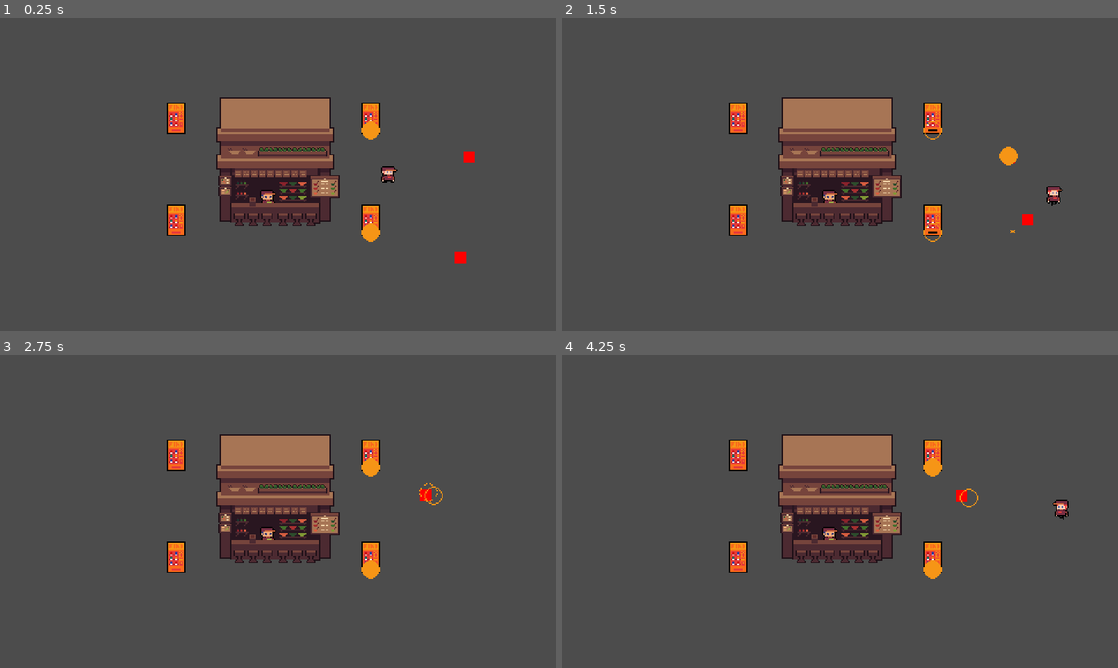
Above: before the commit, frames 1-4 (two rows, left to right).
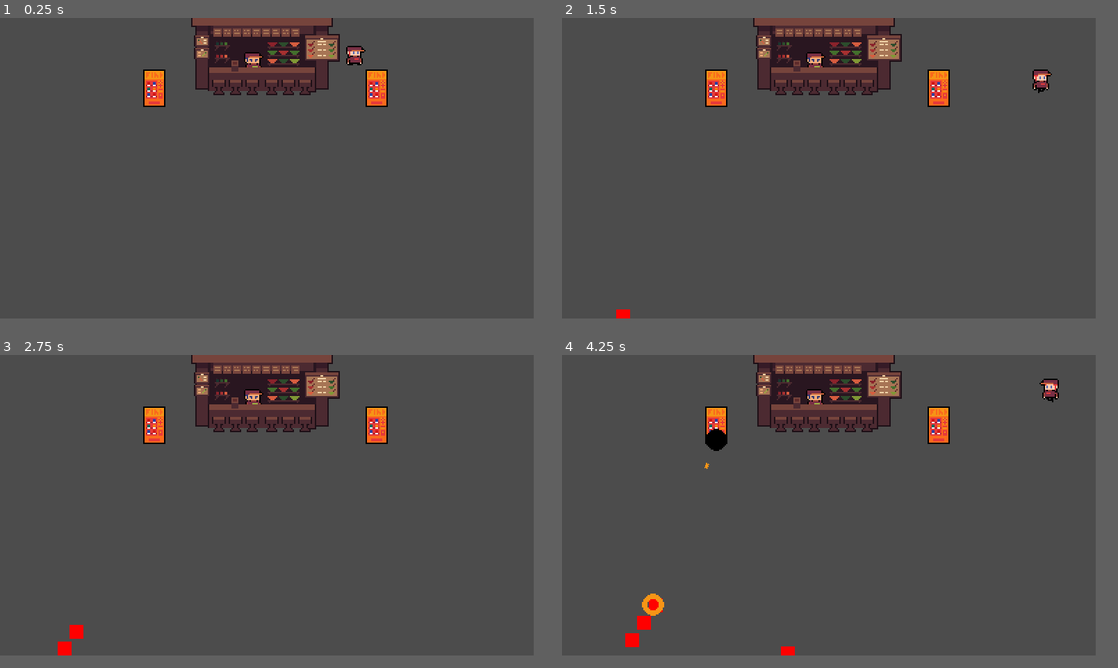
Above: after the commit, the same moments.

Repository: pithnoo/Elevending
Game: Godot game, scene res://Scenes/World.tscn
The game is run twice, just before and just after one commit, with the same random seed, the same clock (stepped at 60 frames per second) and the same inputs.
Inputs:
- Up to frame 1 (0.25 s): no input
- Up to frame 2 (1.5 s): hold Right (ui_right) 0.53-1.28 s; tap Space (roll) at 0.6, 1.35 s; hold Down (ui_down) from 1.28 s (still down)
- Up to frame 3 (2.75 s): release Down (ui_down) at 2.03 s; hold Right (ui_right) from 2.03 s (still down); tap Space (roll) at 2.1 s
- Up to frame 4 (4.25 s): release Right (ui_right) at 2.78 s; hold Up (ui_up) 2.78-3.53 s; tap Space (roll) at 2.85, 3.6 s; hold Left (ui_left) from 3.53 s (still down)
In our replay, the window is 800x450 before the commit and 768x432 after it. These sizes can differ from the game's own. Grey fills any space a smaller window leaves; there, only what the larger window draws over its background counts as a difference.

The runs differ from the first frame. In frame 1, 17% of the frame differs, in the area x 25-86%, y 0-79%; in frame 2, 17%; in frame 3, 17%; in frame 4, 18%, in the area x 11-92%, y 0-96%.

Commit message:
added enemy spawning, implemented waves

Diff:
--- a/Code/Enemy/enemy.gd
+++ b/Code/Enemy/enemy.gd
@@ -9,6 +9,7 @@
 
 var velocity = Vector2.ZERO
 export(int) var maxHealth
+export(bool) var is_flying
 
 # variables to be changed by the enemy manager
 var health: int
--- /dev/null
+++ b/Code/Level/enemy_spawn.gd
@@ -0,0 +1,37 @@
+extends SpawnPoint
+
+export(Array, NodePath) var spawn_points
+export(Array, String) var wave_codes
+
+var current_wave : int = 0
+var current_enemy : int = 0
+
+
+func _process(delta):
+	# checking cooldown, and if all waves are completed
+	if spawnTimer.is_stopped() && current_wave < wave_codes.size():
+
+		var random = RandomNumberGenerator.new()
+		random.randomize()
+
+		entityID = int(wave_codes[current_wave][current_enemy])
+
+		# selects random spawn point value
+		spawnID = random.randi_range(0, spawn_points.size()-1)
+
+		# to spawn a random entity, based on a list of given points
+		spawn(entityID, get_node(spawn_points[spawnID]))
+
+		# moves onto next enemy on wave sequence
+		current_enemy += 1
+
+		if current_enemy == wave_codes[current_wave].length():
+			# reset enemy counter, first enemy of wave
+			current_enemy = 0
+
+			# next wave
+			current_wave += 1
+
+		if current_wave == wave_codes.size():
+			# emit signal that waves are complete
+			print("waves complete")
--- /dev/null
+++ b/Code/Level/entity_spawn.gd
@@ -0,0 +1,21 @@
+class_name SpawnPoint
+extends Node
+
+export(int) var spawn_cooldown
+
+# list of entities to spawn
+export(Array, PackedScene) var entities
+
+# spawn cooldown
+onready var spawnTimer = $SpawnTimer
+
+var spawnID: int
+var entityID: int
+
+func spawn(index: int, spawnPoint) -> void:
+	spawnTimer.start(spawn_cooldown)
+
+	var entity = entities[index].instance()
+	add_child(entity)
+
+	entity.global_position = spawnPoint.global_position
--- /dev/null
+++ b/Code/Level/item_spawn.gd
@@ -0,0 +1,16 @@
+extends SpawnPoint
+
+export(int) var crates_before_reload
+var items_since_reload: int = 0
+
+
+func _process(delta):
+	if spawnTimer.is_stopped():
+		items_since_reload += 1
+
+		print("generated")
+
+		var random = RandomNumberGenerator.new()
+		random.randomize()
+
+		entityID = random.randi_range(0, entities.size())
--- a/Code/Turret/turret_manager.gd
+++ b/Code/Turret/turret_manager.gd
@@ -11,7 +11,8 @@
 onready var switchTimer = $SwitchTimer
 
 var currentTurret
-var currentAmmo: int = 10
+export(int) var currentAmmo = 10
+
 var activeTurret: int = 0
 
 # Called when the node enters the scene tree for the first time.
@@ -20,13 +21,16 @@
 
 func _process(delta):
 
+	# so that the keyboard input can be adjusted in editor
 	switchInput = Input.is_action_just_pressed(turretInput)
 
 	if switchInput && switchTimer.is_stopped() && currentTurret.ammo != 0:
 
 		switchTimer.start(cooldown)
 
+		# a reference to where the turret is, passes as a weakref in case turret does not exist yet
 		var wr = weakref(currentTurret)
+
 		if wr.get_ref():
 			currentTurret.queue_free()
 			currentAmmo = currentTurret.ammo
@@ -40,6 +44,7 @@
 			switch_turret(activeTurret)
 
 func switch_turret(turretIndex: int):
+	# sets the current turret based on array in editor
 	currentTurret = turrets[turretIndex].instance()
 	add_child(currentTurret)
 	currentTurret.ammo = currentAmmo
--- a/Scenes/Enemies/EnemyFollowPlayerTemplate.tscn
+++ b/Scenes/Enemies/EnemyFollowPlayerTemplate.tscn
@@ -118,6 +118,7 @@
 shape = SubResource( 11 )
 
 [node name="AttackRange" type="Area2D" parent="."]
+visible = false
 collision_layer = 0
 script = ExtResource( 1 )
 
--- a/Scenes/Entities/FireTurret.tscn
+++ b/Scenes/Entities/FireTurret.tscn
@@ -161,7 +161,7 @@
 shader_param/colour = Color( 0.968627, 0.588235, 0.0901961, 1 )
 
 [sub_resource type="CircleShape2D" id=2]
-radius = 88.0
+radius = 100.0
 
 [sub_resource type="RectangleShape2D" id=1]
 extents = Vector2( 8, 9.5 )
@@ -231,7 +231,7 @@
 frame = 1
 
 [node name="AttackRange" type="Area2D" parent="."]
-visible = false
+position = Vector2( 0, 50 )
 collision_layer = 0
 collision_mask = 4
 script = ExtResource( 1 )
--- a/Scenes/Entities/GrassTurret.tscn
+++ b/Scenes/Entities/GrassTurret.tscn
@@ -162,7 +162,7 @@
 shader_param/colour = Color( 0.568627, 0.858824, 0.411765, 1 )
 
 [sub_resource type="CircleShape2D" id=2]
-radius = 88.0
+radius = 100.0
 
 [sub_resource type="RectangleShape2D" id=1]
 extents = Vector2( 8, 9.5 )
@@ -176,7 +176,6 @@
 }
 Projectile = ExtResource( 9 )
 projectileEffect = ExtResource( 6 )
-maxAmmo = 10
 cooldown = 0.5
 
 [node name="StateManager" type="Node" parent="."]
@@ -233,7 +232,7 @@
 frame = 1
 
 [node name="AttackRange" type="Area2D" parent="."]
-visible = false
+position = Vector2( 0, 50 )
 collision_layer = 0
 collision_mask = 4
 script = ExtResource( 1 )
--- a/Scenes/Entities/WaterTurret.tscn
+++ b/Scenes/Entities/WaterTurret.tscn
@@ -194,7 +194,7 @@
 shader_param/colour = Color( 0.560784, 0.827451, 1, 1 )
 
 [sub_resource type="CircleShape2D" id=2]
-radius = 88.0
+radius = 100.0
 
 [sub_resource type="RectangleShape2D" id=1]
 extents = Vector2( 8, 9.5 )
@@ -208,7 +208,6 @@
 }
 Projectile = ExtResource( 7 )
 projectileEffect = ExtResource( 9 )
-maxAmmo = 10
 cooldown = 0.5
 
 [node name="StateManager" type="Node" parent="."]
@@ -265,7 +264,7 @@
 frame = 1
 
 [node name="AttackRange" type="Area2D" parent="."]
-visible = false
+position = Vector2( 0, 50 )
 collision_layer = 0
 collision_mask = 4
 script = ExtResource( 6 )
--- a/Scenes/World.tscn
+++ b/Scenes/World.tscn
@@ -1,47 +1,86 @@
-[gd_scene load_steps=6 format=2]
+[gd_scene load_steps=9 format=2]
 
 [ext_resource path="res://Scenes/Entities/TurretManager.tscn" type="PackedScene" id=1]
 [ext_resource path="res://Scenes/Entities/Player.tscn" type="PackedScene" id=2]
 [ext_resource path="res://Scenes/Entities/Core.tscn" type="PackedScene" id=3]
 [ext_resource path="res://Scenes/Enemies/EnemyFollowPlayerTemplate.tscn" type="PackedScene" id=4]
 [ext_resource path="res://Scenes/Enemies/EnemyFollowCoreTemplate.tscn" type="PackedScene" id=5]
+[ext_resource path="res://Code/Level/enemy_spawn.gd" type="Script" id=6]
+
+[sub_resource type="RectangleShape2D" id=1]
+extents = Vector2( 10.1053, 10 )
+
+[sub_resource type="RectangleShape2D" id=2]
 
 [node name="World" type="Node2D"]
 
 [node name="YSort" type="YSort" parent="."]
-position = Vector2( 80, 52 )
 
 [node name="Entities" type="YSort" parent="YSort"]
 
 [node name="Core" parent="YSort/Entities" instance=ExtResource( 3 )]
-position = Vector2( 160, 72 )
+position = Vector2( 191, 0 )
 
 [node name="Turrets" type="Node2D" parent="YSort/Entities"]
 
-[node name="TurretManager4" parent="YSort/Entities/Turrets" instance=ExtResource( 1 )]
-position = Vector2( 72, 32 )
+[node name="TurretManager" parent="YSort/Entities/Turrets" instance=ExtResource( 1 )]
+position = Vector2( 111, 48 )
 turretInput = "turret1"
+currentAmmo = 20
 
-[node name="TurretManager3" parent="YSort/Entities/Turrets" instance=ExtResource( 1 )]
-position = Vector2( 240, 32 )
+[node name="Player" parent="YSort/Entities/Turrets/TurretManager" instance=ExtResource( 2 )]
+position = Vector2( 145, -24 )
+
+[node name="TurretManager2" parent="YSort/Entities/Turrets" instance=ExtResource( 1 )]
+position = Vector2( 271, 48 )
 turretInput = "turret2"
 
-[node name="TurretManager" parent="YSort/Entities/Turrets" instance=ExtResource( 1 )]
-position = Vector2( 72, 120 )
-turretInput = "turret3"
+[node name="EnemySpawnZone" type="Node2D" parent="."]
+script = ExtResource( 6 )
+spawn_cooldown = 1
+entities = [ ExtResource( 5 ), ExtResource( 4 ) ]
+spawn_points = [ NodePath("SpawnPoints/Spawn1"), NodePath("SpawnPoints/Spawn2"), NodePath("SpawnPoints/Spawn3"), NodePath("SpawnPoints/Spawn4"), NodePath("SpawnPoints/Spawn5"), NodePath("SpawnPoints/Spawn6") ]
+wave_codes = [ "1000", "0000" ]
 
-[node name="TurretManager2" parent="YSort/Entities/Turrets" instance=ExtResource( 1 )]
-position = Vector2( 240, 120 )
-turretInput = "turret4"
+[node name="CollisionShape2D" type="CollisionShape2D" parent="EnemySpawnZone"]
+visible = false
+modulate = Color( 0, 0.133333, 1, 1 )
+position = Vector2( 192, 236 )
+scale = Vector2( 19, 2 )
+shape = SubResource( 1 )
 
-[node name="Player" parent="YSort" instance=ExtResource( 2 )]
-position = Vector2( 256, 80 )
+[node name="SpawnTimer" type="Timer" parent="EnemySpawnZone"]
+one_shot = true
+
+[node name="SpawnPoints" type="Node2D" parent="EnemySpawnZone"]
+
+[node name="Spawn1" type="Position2D" parent="EnemySpawnZone/SpawnPoints"]
+position = Vector2( 32, 232 )
+
+[node name="Spawn2" type="Position2D" parent="EnemySpawnZone/SpawnPoints"]
+position = Vector2( 96, 232 )
+
+[node name="Spawn3" type="Position2D" parent="EnemySpawnZone/SpawnPoints"]
+position = Vector2( 160, 232 )
+
+[node name="Spawn4" type="Position2D" parent="EnemySpawnZone/SpawnPoints"]
+position = Vector2( 224, 232 )
+
+[node name="Spawn5" type="Position2D" parent="EnemySpawnZone/SpawnPoints"]
+position = Vector2( 288, 232 )
+
+[node name="Spawn6" type="Position2D" parent="EnemySpawnZone/SpawnPoints"]
+position = Vector2( 352, 232 )
+
+[node name="ItemSpawnZone" type="Area2D" parent="."]
+position = Vector2( 192, 136 )
 __meta__ = {
 "_edit_group_": true
 }
 
-[node name="EnemyFollowPlayer" parent="." instance=ExtResource( 4 )]
-position = Vector2( 400, 208 )
+[node name="CollisionShape2D" type="CollisionShape2D" parent="ItemSpawnZone"]
+modulate = Color( 0, 1, 0.6, 1 )
+scale = Vector2( 14, 7 )
+shape = SubResource( 2 )
 
-[node name="EnemyFollowCore" parent="." instance=ExtResource( 5 )]
-position = Vector2( 408, 120 )
+[node name="SpawnTimer" type="Timer" parent="ItemSpawnZone"]
--- a/project.godot
+++ b/project.godot
@@ -44,6 +44,11 @@
 "language": "GDScript",
 "path": "res://Code/Player/player.gd"
 }, {
+"base": "Node",
+"class": "SpawnPoint",
+"language": "GDScript",
+"path": "res://Code/Level/entity_spawn.gd"
+}, {
 "base": "StaticBody2D",
 "class": "Turret",
 "language": "GDScript",
@@ -62,6 +67,7 @@
 "Hazard": "",
 "HurtBox": "",
 "Player": "",
+"SpawnPoint": "",
 "Turret": "",
 "TurretBaseState": ""
 }
@@ -79,12 +85,16 @@
 
 [display]
 
-window/size/width=480
-window/size/height=270
+window/size/width=384
+window/size/height=216
 window/size/fullscreen=true
 window/size/test_width=1920
 window/size/test_height=1080
 window/stretch/mode="2d"
+
+[global]
+
+display=false
 
 [gui]
 
@@ -151,22 +161,12 @@
 }
 turret1={
 "deadzone": 0.5,
-"events": [ Object(InputEventKey,"resource_local_to_scene":false,"resource_name":"","device":0,"alt":false,"shift":false,"control":false,"meta":false,"command":false,"pressed":false,"scancode":0,"physical_scancode":72,"unicode":0,"echo":false,"script":null)
+"events": [ Object(InputEventKey,"resource_local_to_scene":false,"resource_name":"","device":0,"alt":false,"shift":false,"control":false,"meta":false,"command":false,"pressed":false,"scancode":0,"physical_scancode":83,"unicode":0,"echo":false,"script":null)
  ]
 }
 turret2={
 "deadzone": 0.5,
-"events": [ Object(InputEventKey,"resource_local_to_scene":false,"resource_name":"","device":0,"alt":false,"shift":false,"control":false,"meta":false,"command":false,"pressed":false,"scancode":0,"physical_scancode":74,"unicode":0,"echo":false,"script":null)
- ]
-}
-turret3={
-"deadzone": 0.5,
-"events": [ Object(InputEventKey,"resource_local_to_scene":false,"resource_name":"","device":0,"alt":false,"shift":false,"control":false,"meta":false,"command":false,"pressed":false,"scancode":0,"physical_scancode":75,"unicode":0,"echo":false,"script":null)
- ]
-}
-turret4={
-"deadzone": 0.5,
-"events": [ Object(InputEventKey,"resource_local_to_scene":false,"resource_name":"","device":0,"alt":false,"shift":false,"control":false,"meta":false,"command":false,"pressed":false,"scancode":0,"physical_scancode":76,"unicode":0,"echo":false,"script":null)
+"events": [ Object(InputEventKey,"resource_local_to_scene":false,"resource_name":"","device":0,"alt":false,"shift":false,"control":false,"meta":false,"command":false,"pressed":false,"scancode":0,"physical_scancode":68,"unicode":0,"echo":false,"script":null)
  ]
 }
 
